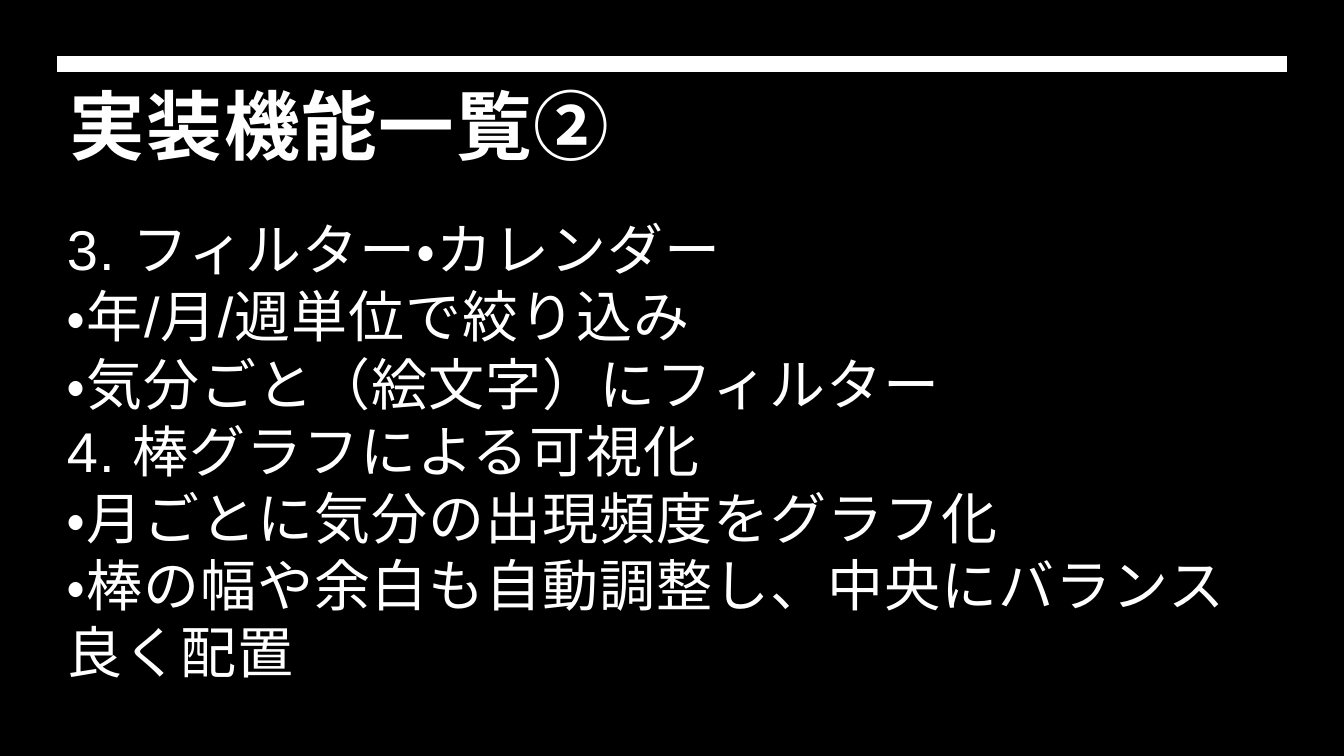
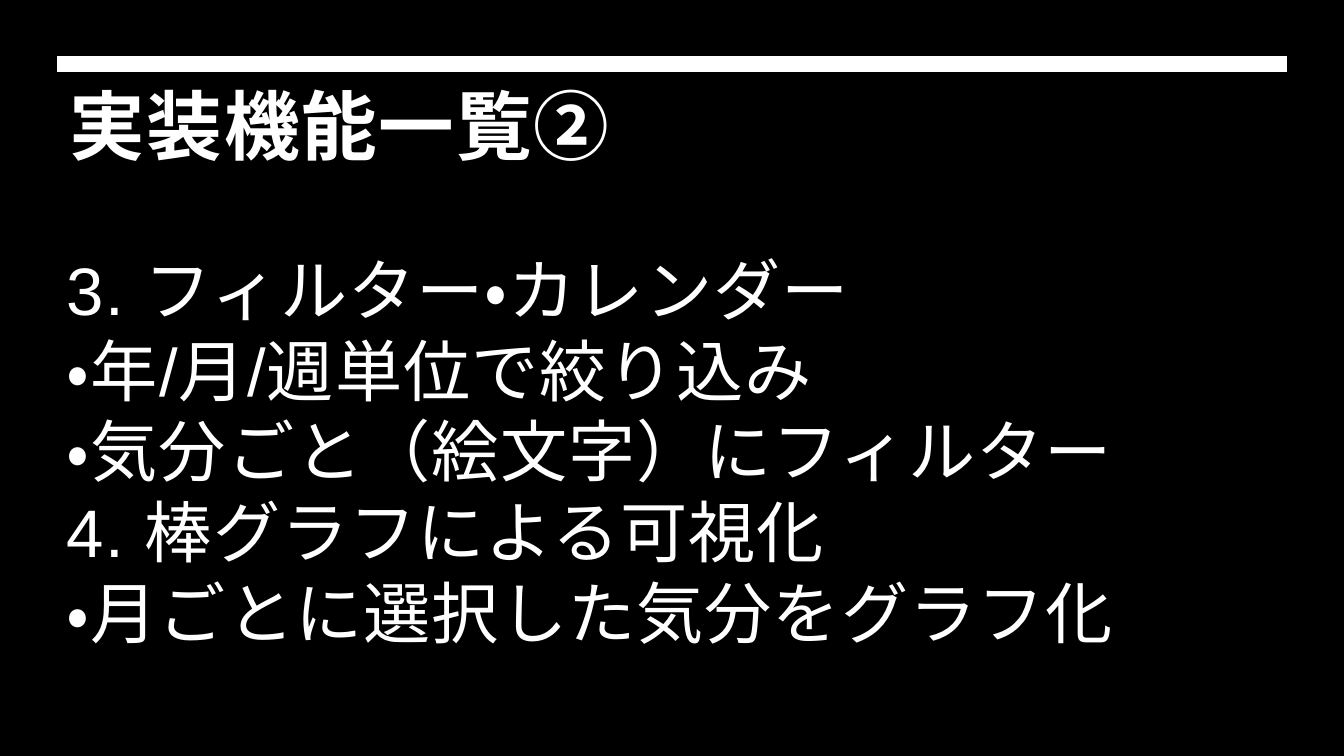
Before and after one commit to Haru62129/flutterapp, a slide deck: slide 5 of Flutter.pptx. Drawn at 1344x756 pixels with LibreOffice and Linux fonts; fonts in the diff are those of the drawing; background and template pictures are left out. Boxes give left, top, right and bottom in pixels: in the first picture for what was removed or moved away, otherwise in the second. Text is boxed around its words. In the diff, an @@ line names an element or a change of style, - is before the commit and + after.

Commit message:
最終確認
文面やデザインを調整しました。

```diff
--- a/Flutter.pptx
+++ b/Flutter.pptx
@@ text "3. フィルター・カレンダー": place and size @@
-text "3. フィルター・カレンダー" at box(67, 222, 1225, 678)
+text "3. フィルター・カレンダー" at box(67, 258, 1113, 644)
@@ text at box(67, 258, 1112, 563): size 40 to 48 pt in "3. フィルター・カレンダー", "・年/月/週単位で絞り込み", "・気分ごと（絵文字）にフィルター", "4. 棒グラフによる可視化" @@
@@ text at box(67, 581, 1113, 644): text changed; size 40 to 48 pt @@
-・月ごとに気分の出現頻度をグラフ化
-・棒の幅や余白も自動調整し、中央にバランス
-良く配置
+・月ごとに選択した気分をグラフ化
```
Also in this commit, not shown: 2 other slides changed.
